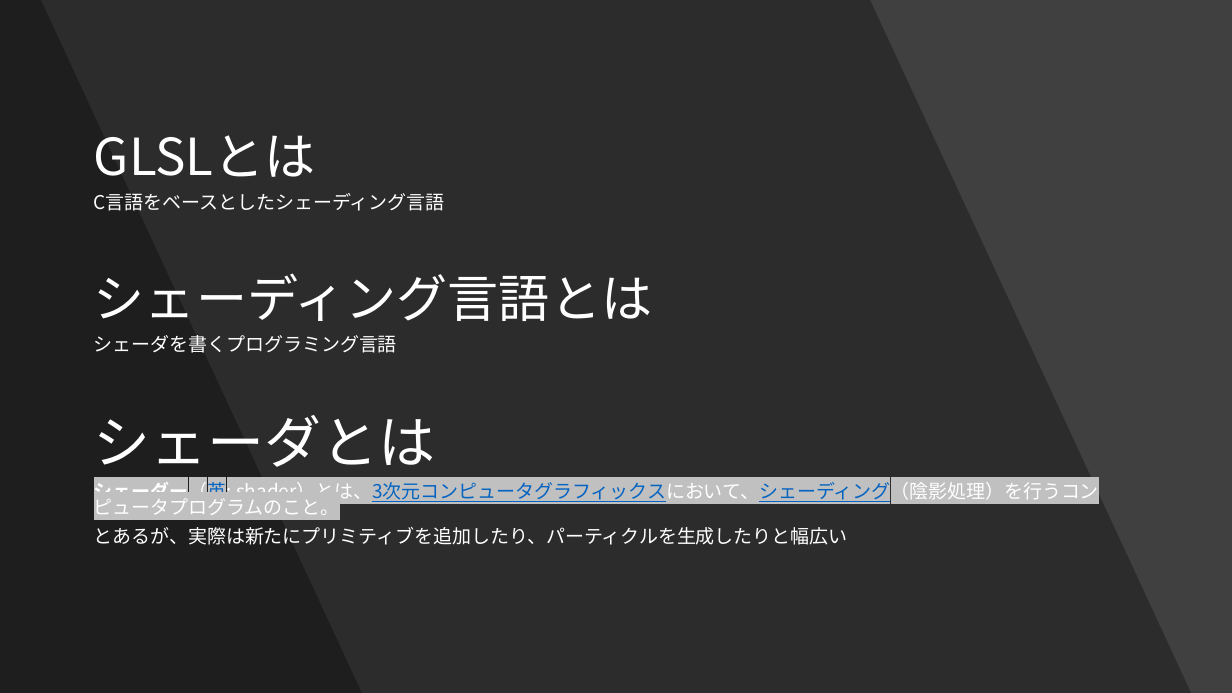
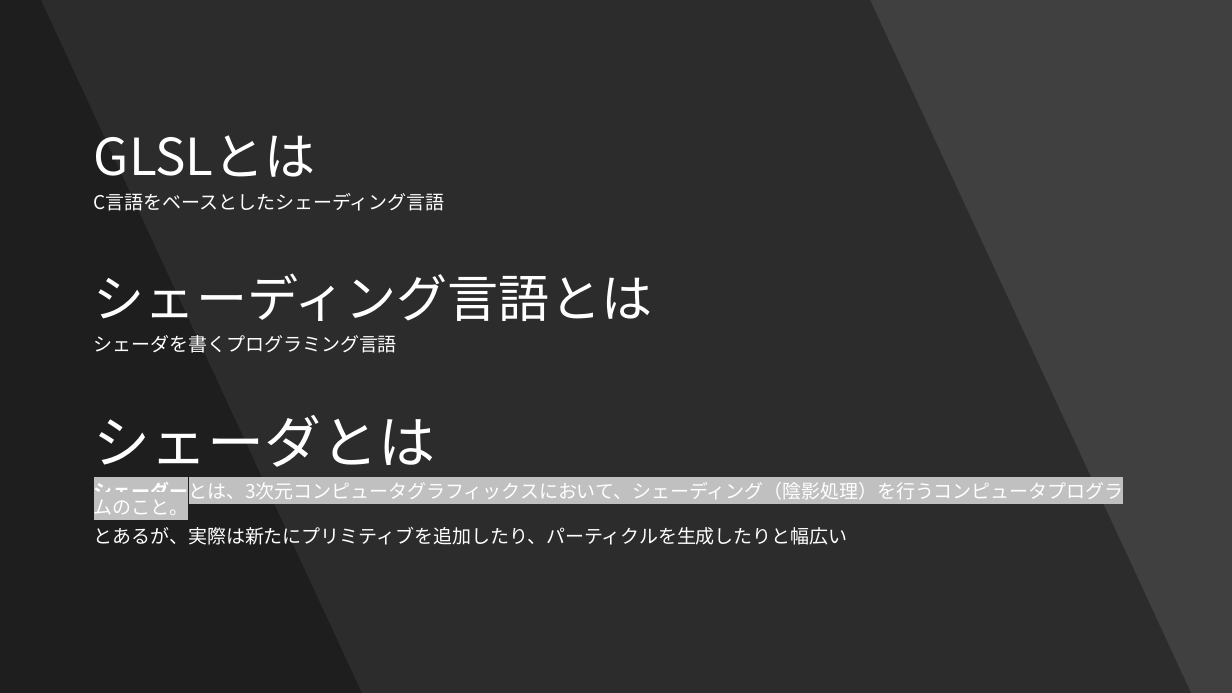
Before and after one commit to Forenard/TsubuyakiGLSL, a slide deck: slide 4 of つぶやきGLSLとは.pptx. Drawn at 1232x693 pixels with LibreOffice and Linux fonts; fonts in the diff are those of the drawing. Boxes give left, top, right and bottom in pixels: in the first picture for what was removed or moved away, otherwise in the second. Text is boxed around its words. In the diff, an @@ line names an element or a change of style, - is before the commit and + after.

```diff
--- a/つぶやきGLSLとは.pptx
+++ b/つぶやきGLSLとは.pptx
@@ text at (94,479,1124,520): text changed @@
-シェーダー（英: shader）とは、3次元コンピュータグラフィックスにおいて、シェーディング（陰影処理）を行うコンピュータプログラムのこと。
+シェーダーとは、3次元コンピュータグラフィックスにおいて、シェーディング（陰影処理）を行うコンピュータプログラムのこと。
```
Also in this commit, not shown: 2 other slides changed, 14 slides added.
